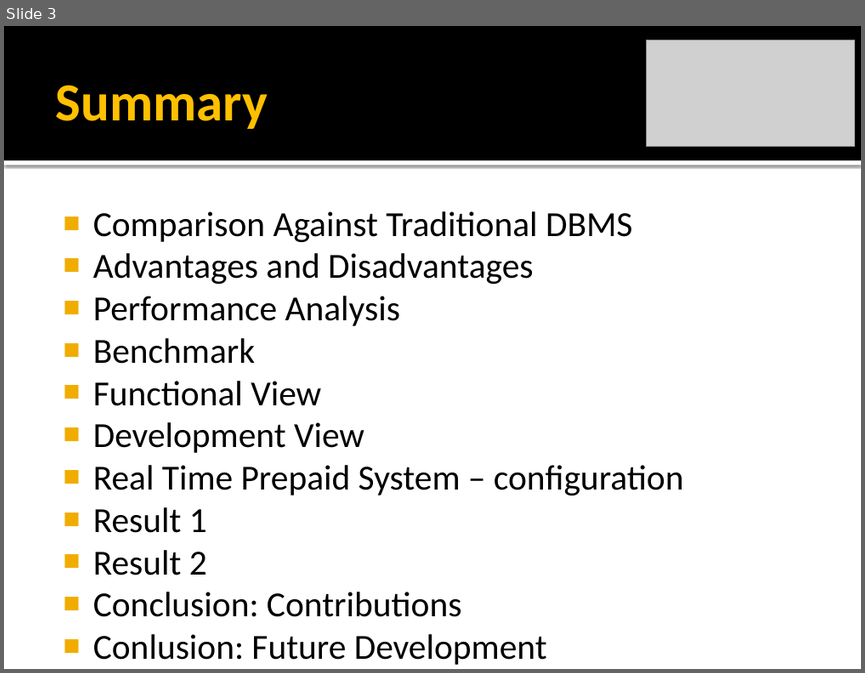
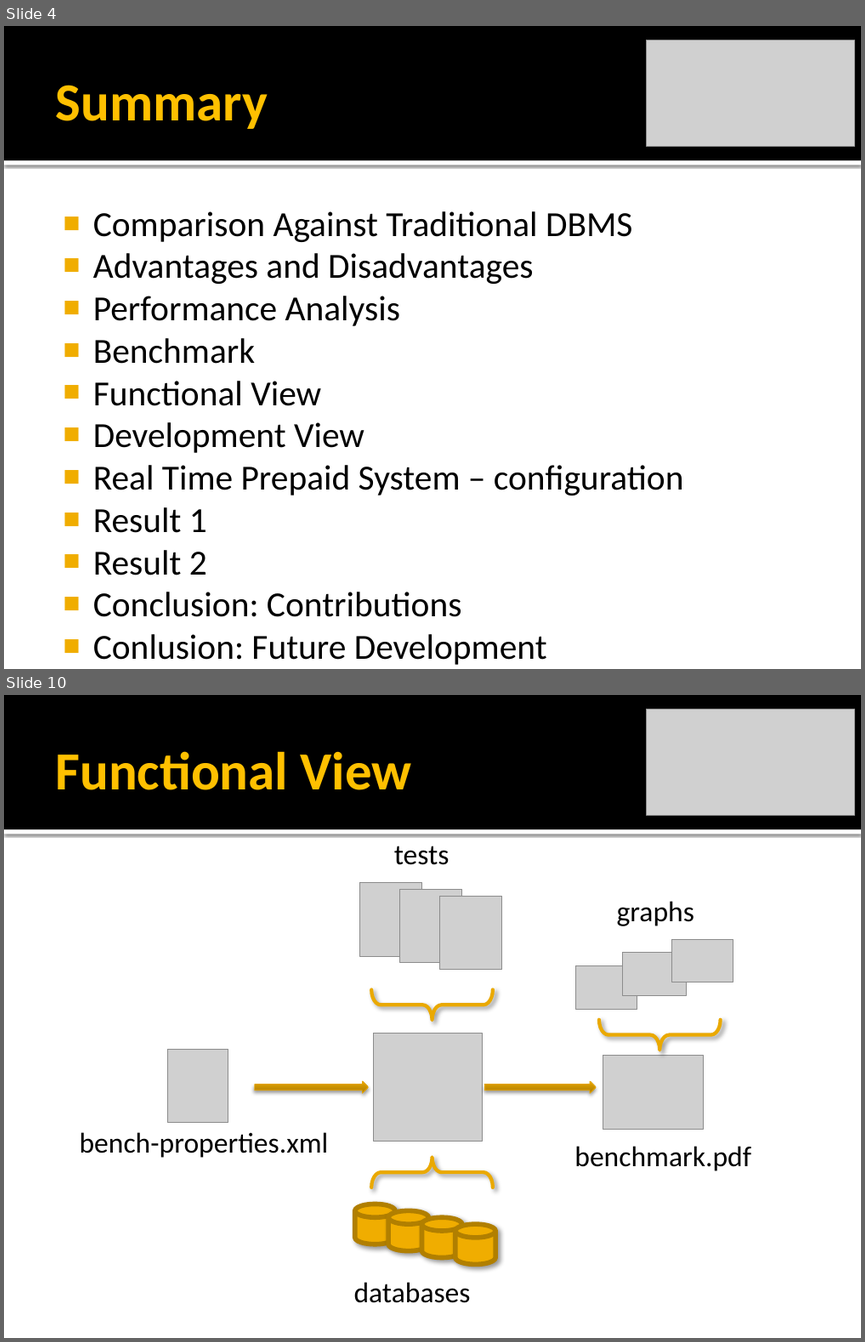
Before and after one commit to rickilama54/portable-db-bench, a slide deck: tesi/presentazione/Barbagallo-IMDB.pptx. Shown one above the other, each under a label of ours: slide 3 before the commit, slides 4 and 10 after it; the slides between them are not shown. The pictures are 865x673 and 865x1342 pixels, drawn with LibreOffice and Linux fonts; fonts in the diff are those of the drawing; grey boxes stand for pictures. Boxes give left, top, right and bottom in pixels: in the first picture for what was removed or moved away, otherwise in the second. Text is boxed around its words. In the diff, an @@ line names an element or a change of style, - is before the commit and + after.

```diff
--- a/tesi/presentazione/Barbagallo-IMDB.pptx
+++ b/tesi/presentazione/Barbagallo-IMDB.pptx
@@ slide 10 added at (x1=4, y1=695, x2=861, y2=1338), background #FFFFFF; not listed: 2 template elements that a slide beside it also shows @@
@@ picture added at (x1=647, y1=709, x2=854, y2=816) @@
@@ title added at (x1=55, y1=751, x2=411, y2=790), 45 pt, text #FFC000, bold @@
+Functional View
@@ text added at (x1=394, y1=845, x2=449, y2=865), 24 pt, text #000000 @@
+tests
@@ picture added at (x1=359, y1=883, x2=422, y2=955) @@
@@ picture added at (x1=400, y1=890, x2=462, y2=962) @@
@@ picture added at (x1=440, y1=896, x2=503, y2=970) @@
@@ text added at (x1=617, y1=901, x2=694, y2=926), 24 pt, text #000000 @@
+graphs
@@ picture added at (x1=671, y1=939, x2=732, y2=982) @@
@@ picture added at (x1=575, y1=966, x2=636, y2=1009) @@
@@ picture added at (x1=623, y1=952, x2=686, y2=995) @@
@@ left brace added at (x1=371, y1=990, x2=493, y2=1021), outline #EBA900 3 pt @@
@@ left brace added at (x1=599, y1=1021, x2=721, y2=1050), outline #EBA900 3 pt @@
@@ picture added at (x1=168, y1=1049, x2=228, y2=1123) @@
@@ picture added at (x1=373, y1=1032, x2=482, y2=1141) @@
@@ picture added at (x1=603, y1=1055, x2=704, y2=1129) @@
@@ right arrow added at (x1=254, y1=1081, x2=368, y2=1093), fill gradient #AE7D00 to #CC9300 to #EEAB00, outline #EBA900 0.5 pt @@
@@ right arrow added at (x1=484, y1=1081, x2=596, y2=1093), fill gradient #AE7D00 to #CC9300 to #EEAB00, outline #EBA900 0.5 pt @@
@@ text added at (x1=80, y1=1132, x2=329, y2=1157), 24 pt, text #000000 @@
+bench-properties.xml
@@ text added at (x1=574, y1=1145, x2=751, y2=1171), 24 pt, text #000000 @@
+benchmark.pdf
@@ left brace added at (x1=371, y1=1157, x2=493, y2=1187), outline #EBA900 3 pt @@
@@ cylinder added at (x1=354, y1=1204, x2=395, y2=1244), fill #F0AD00, outline #B28000 4 pt @@
@@ cylinder added at (x1=389, y1=1211, x2=429, y2=1251), fill #F0AD00, outline #B28000 4 pt @@
@@ cylinder added at (x1=422, y1=1217, x2=462, y2=1257), fill #F0AD00, outline #B28000 4 pt @@
@@ cylinder added at (x1=455, y1=1224, x2=496, y2=1264), fill #F0AD00, outline #B28000 4 pt @@
@@ text added at (x1=354, y1=1281, x2=471, y2=1303), 24 pt, text #000000 @@
+databases
@@ what was slide 3 is now slide 4 @@
```
Also in this commit, not shown: 1 slide changed, 10 other slides added, 9 slides removed.
